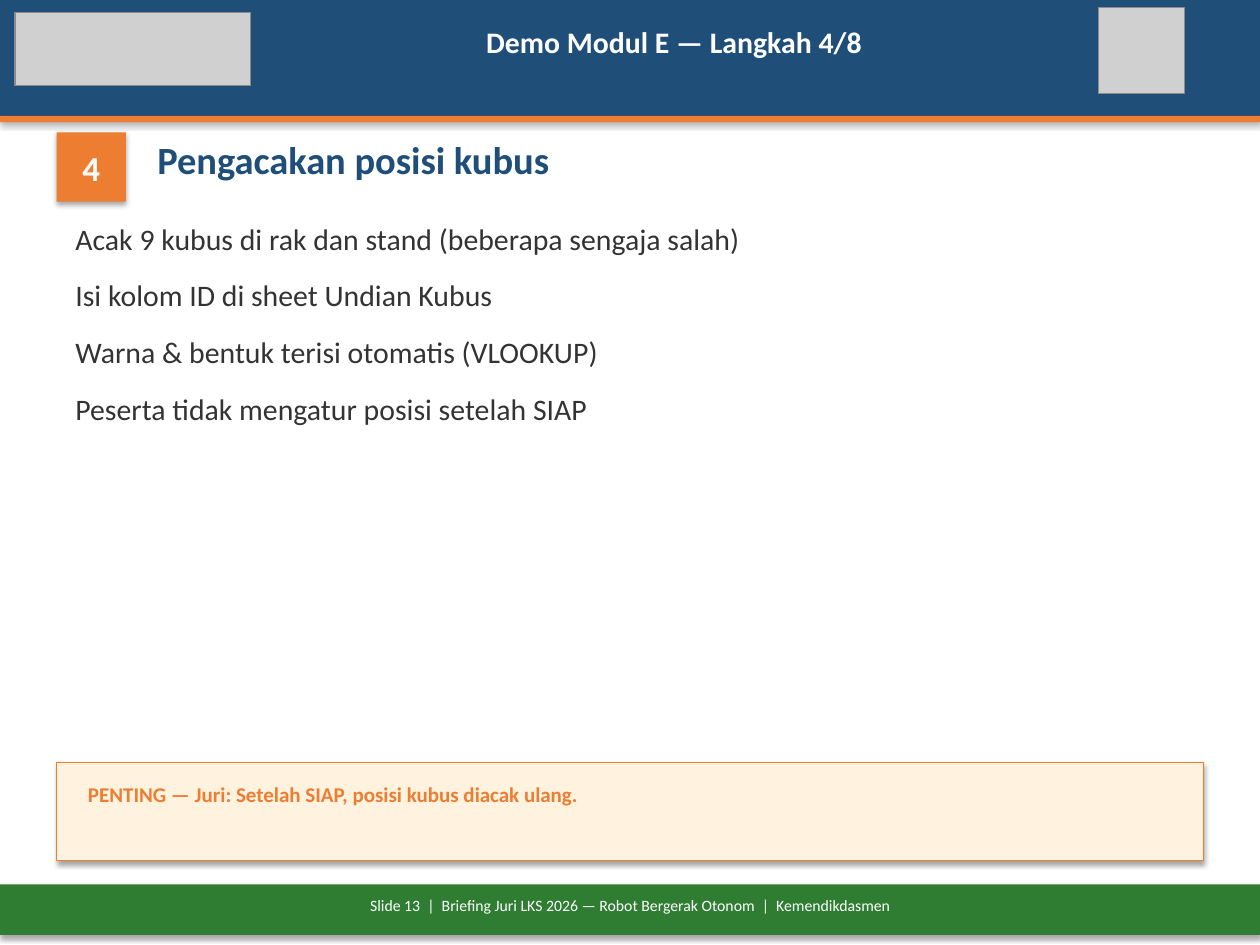
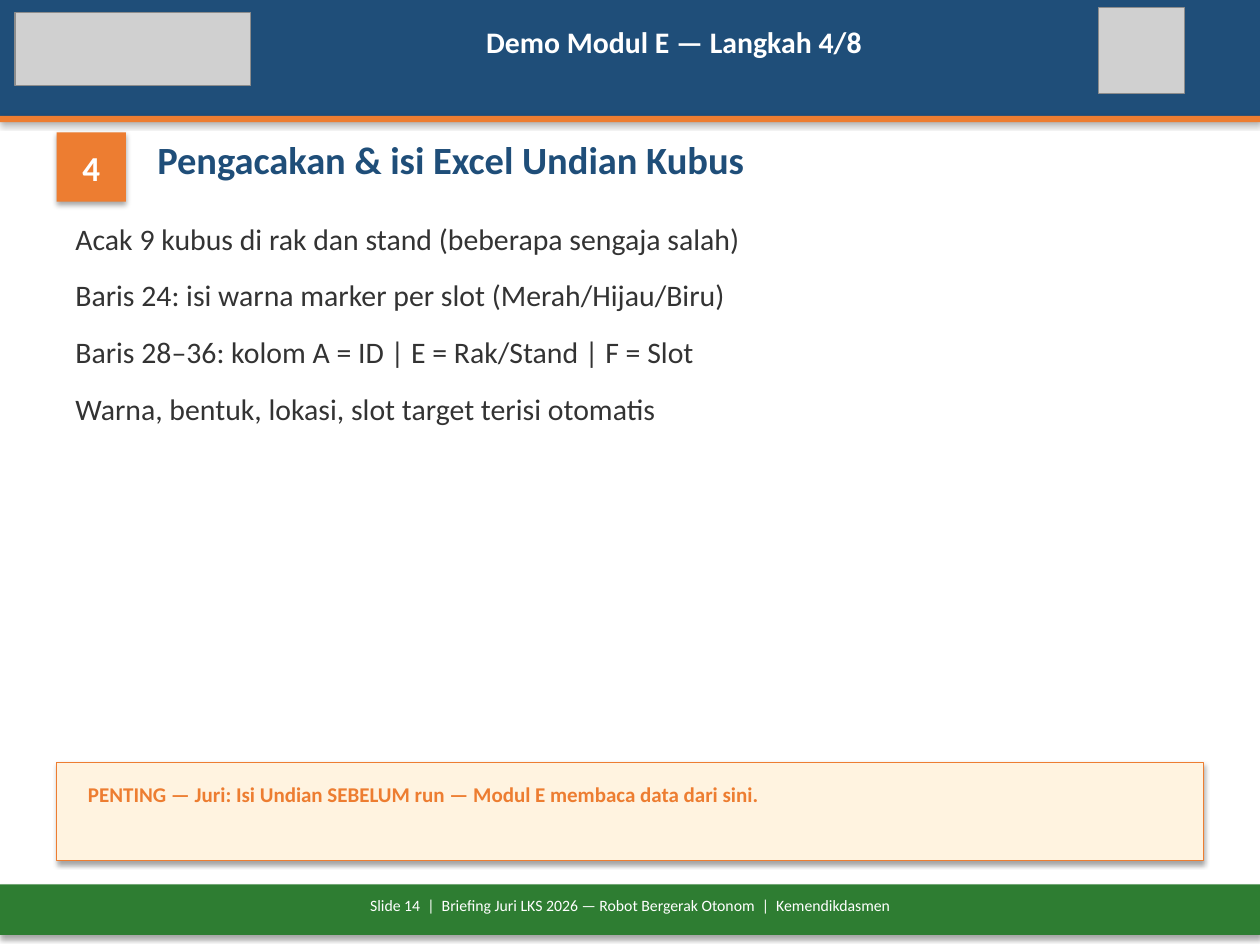
Before and after one commit to antonprafanto/LKS2026, a slide deck: slide 14 of docs/Briefing-Juri-LKS2026-Robot-Otonom.pptx (slide 13 before the commit). Drawn at 1260x945 pixels with LibreOffice and Linux fonts; fonts in the diff are those of the drawing; grey boxes stand for pictures. Boxes give left, top, right and bottom in pixels: in the first picture for what was removed or moved away, otherwise in the second. Text is boxed around its words. In the diff, an @@ line names an element or a change of style, - is before the commit and + after.

```diff
--- a/docs/Briefing-Juri-LKS2026-Robot-Otonom.pptx
+++ b/docs/Briefing-Juri-LKS2026-Robot-Otonom.pptx
@@ text at [157, 147, 744, 181]: text changed @@
-Pengacakan posisi kubus
+Pengacakan & isi Excel Undian Kubus
@@ text at [75, 284, 724, 425]: text changed @@
-Isi kolom ID di sheet Undian Kubus
-Warna & bentuk terisi otomatis (VLOOKUP)
-Peserta tidak mengatur posisi setelah SIAP
+Baris 24: isi warna marker per slot (Merah/Hijau/Biru)
+Baris 28–36: kolom A = ID | E = Rak/Stand | F = Slot
+Warna, bentuk, lokasi, slot target terisi otomatis
@@ text at [88, 787, 758, 802]: text changed @@
-PENTING — Juri: Setelah SIAP, posisi kubus diacak ulang.
+PENTING — Juri: Isi Undian SEBELUM run — Modul E membaca data dari sini.
@@ text at [370, 900, 890, 914]: text changed @@
-Slide 13 | Briefing Juri LKS 2026 — Robot Bergerak Otonom | Kemendikdasmen
+Slide 14 | Briefing Juri LKS 2026 — Robot Bergerak Otonom | Kemendikdasmen
```
Also in this commit, not shown: 20 other slides changed, 1 slide added, 18 other files.
